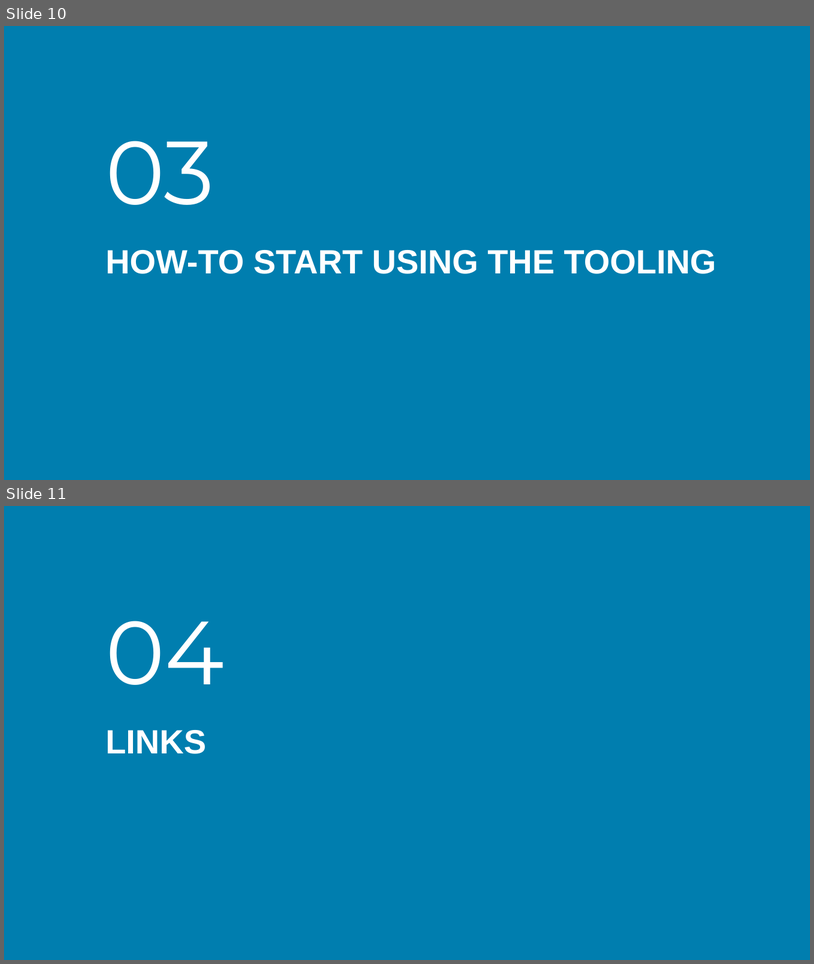
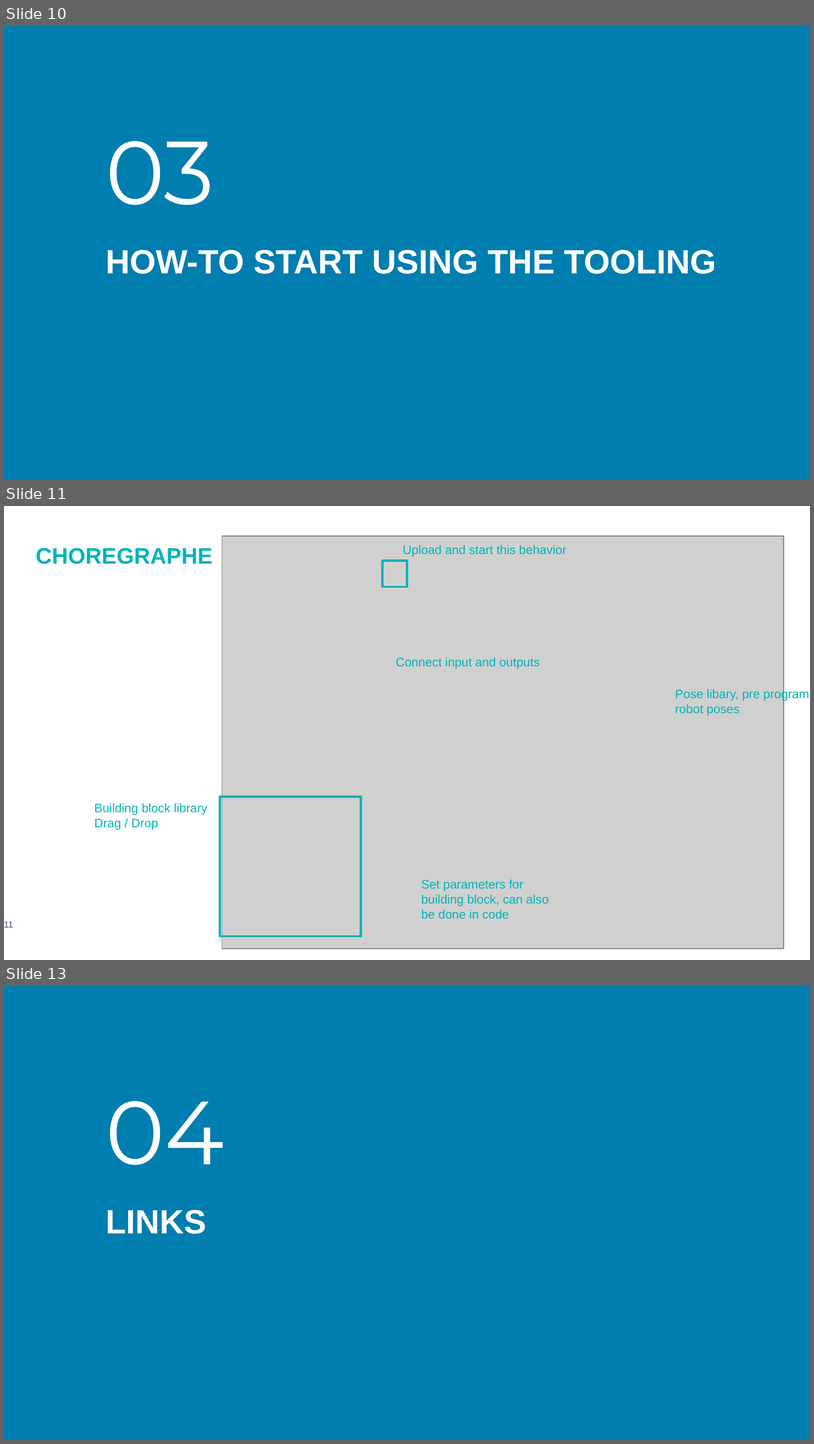
Before and after one commit to rvsanten/thingy, a slide deck: documents/NAO getting started.pptx. Shown one above the other, each under a label of ours: slides 10 and 11 before the commit, slides 10, 11 and 13 after it; the slides between them are not shown. The pictures are 814x964 and 814x1444 pixels, drawn with LibreOffice and Linux fonts; fonts in the diff are those of the drawing; grey boxes stand for pictures; background and template pictures are left out. Boxes give left, top, right and bottom in pixels: in the first picture for what was removed or moved away, otherwise in the second. Text is boxed around its words. In the diff, an @@ line names an element or a change of style, - is before the commit and + after.

```diff
--- a/documents/NAO getting started.pptx
+++ b/documents/NAO getting started.pptx
@@ slide 11 added at (4, 506, 810, 960), background #FFFFFF @@
@@ picture added at (222, 536, 785, 948) @@
@@ title added at (36, 548, 213, 564), 20 pt, text #00B4B9, bold @@
+CHOREGRAPHE
@@ text added at (403, 545, 567, 557), 11 pt, text #00B4B9 @@
+Upload and start this behavior
@@ rectangle added at (383, 561, 407, 586), outline #00B4B9 2 pt @@
@@ text added at (396, 657, 540, 669), 11 pt, text #00B4B9 @@
+Connect input and outputs
@@ text added at (675, 688, 810, 716), 11 pt, text #00B4B9 @@
+Pose libary, pre program
+robot poses
@@ text added at (95, 803, 207, 830), 11 pt, text #00B4B9 @@
+Building block library
+Drag / Drop
@@ rectangle added at (220, 796, 361, 936), outline #00B4B9 2 pt @@
@@ text added at (422, 879, 549, 918), 11 pt, text #00B4B9 @@
+Set parameters for
+building block, can also
+be done in code
@@ page number added at (4, 921, 14, 927), 8 pt, text #464B69 @@
+11
@@ what was slide 11 is now slide 13 @@
```
Also in this commit, not shown: 3 slides changed, 1 other slide added.
